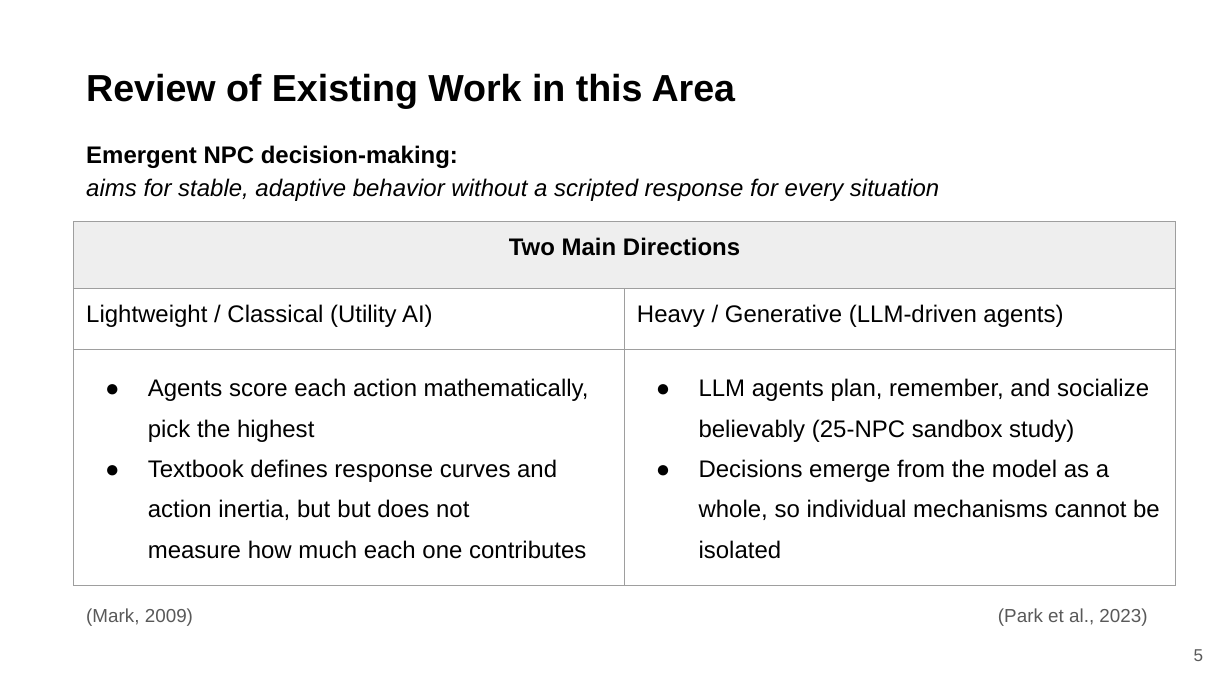
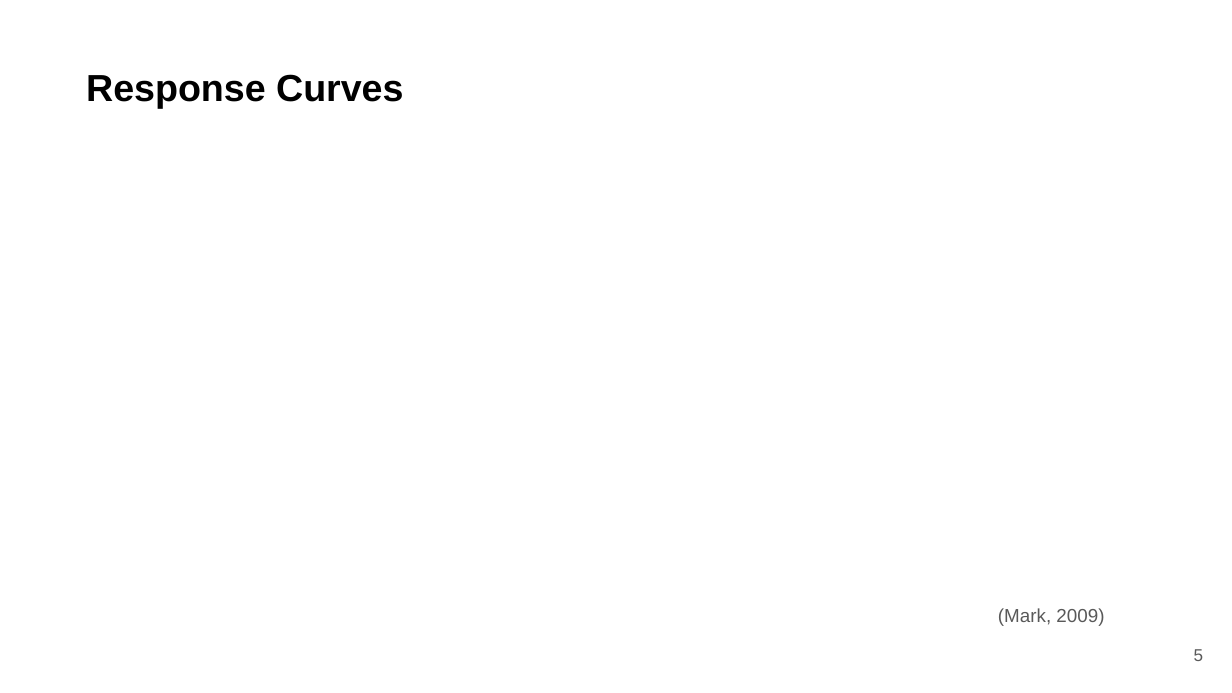
Before and after one commit to wj1212/Utility-Sim, a slide deck: slide 5 of Wenjie_Jiang_Progress_Update_August2026.pptx. Drawn at 1232x693 pixels with LibreOffice and Linux fonts; fonts in the diff are those of the drawing; background and template pictures are left out. Boxes give left, top, right and bottom in pixels: in the first picture for what was removed or moved away, otherwise in the second. Text is boxed around its words. In the diff, an @@ line names an element or a change of style, - is before the commit and + after.

```diff
--- a/Wenjie_Jiang_Progress_Update_August2026.pptx
+++ b/Wenjie_Jiang_Progress_Update_August2026.pptx
@@ title at [86, 74, 403, 109]: text changed @@
-Review of Existing Work in this Area
+Response Curves
@@ text removed at [86, 145, 939, 201] @@
-Emergent NPC decision-making:
-aims for stable, adaptive behavior without a scripted response for every situation
@@ table removed at [74, 222, 1175, 585], 3 rows, 2 columns @@
-Two Main Directions | 
-Lightweight / Classical (Utility AI) | Heavy / Generative (LLM-driven agents)
-Agents score each action mathematically, pick the highest / Textbook defines response curves and action inertia, but but does not measure how much each one contributes | LLM agents plan, remember, and socialize believably (25-NPC sandbox study) / Decisions emerge from the model as a whole, so individual mechanisms cannot be isolated
@@ text "(Mark, 2009)": place and size @@
-text "(Mark, 2009)" at [86, 608, 193, 626]
+text "(Mark, 2009)" at [998, 608, 1104, 626]
@@ text removed at [998, 608, 1147, 626] @@
-(Park et al., 2023)
```
Also in this commit, not shown: 1 other slide changed, 3 slides added, 3 slides removed, 8 other files.
